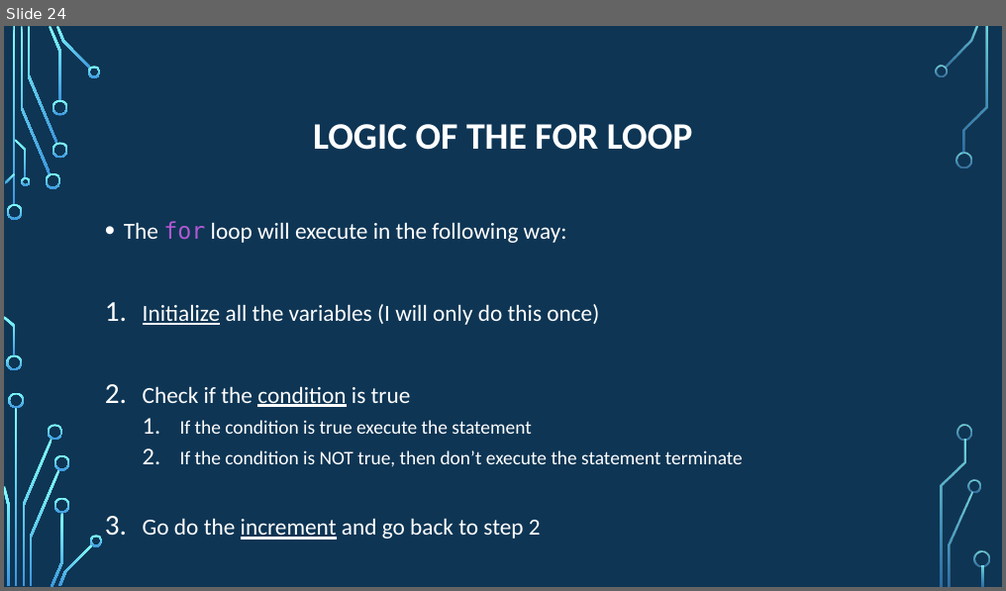
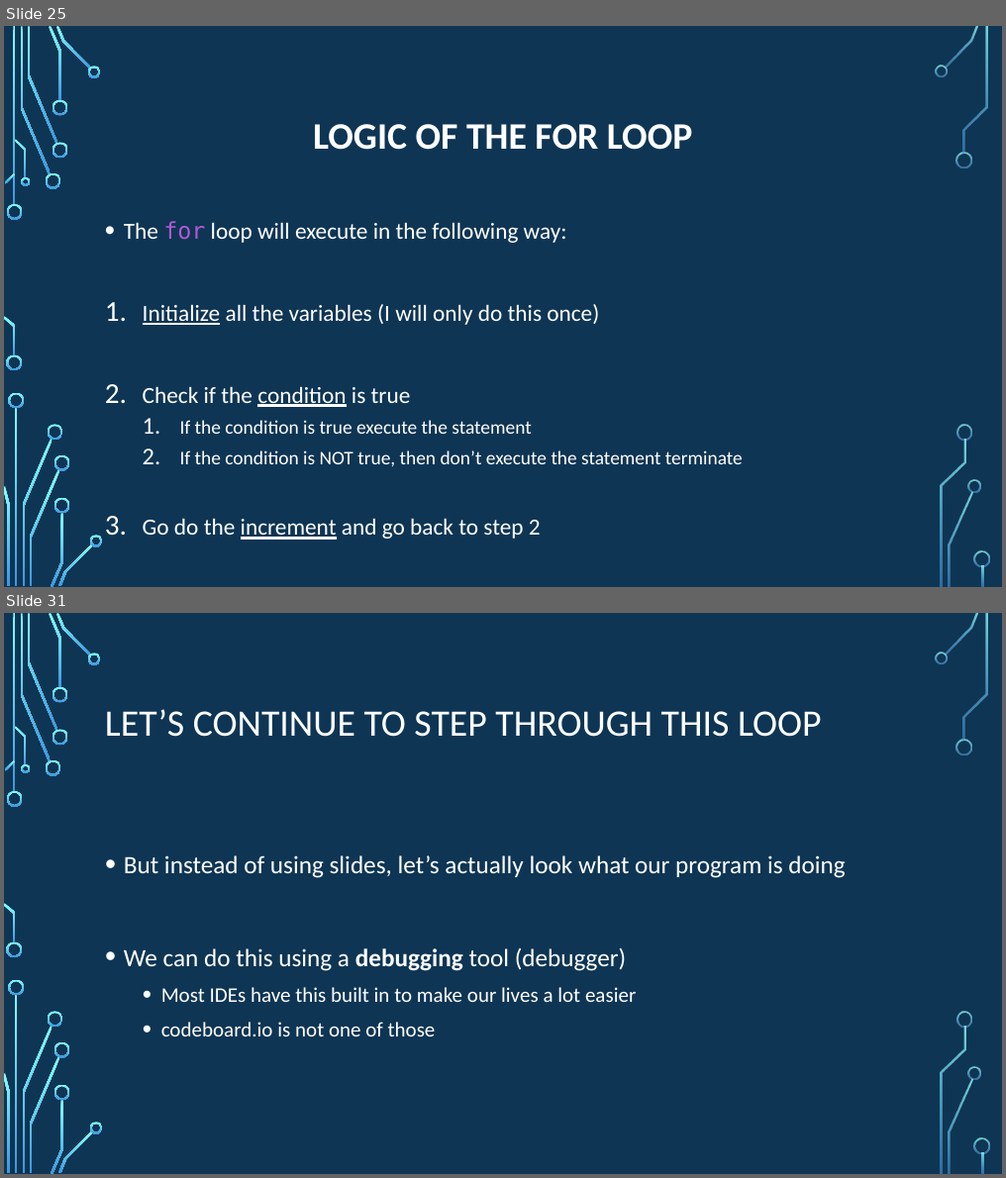
Before and after one commit to psypdt/ZIS_C-_Summer_Course_2019, a slide deck: Day_3/Day_3.pptx. Shown one above the other, each under a label of ours: slide 24 before the commit, slides 25 and 31 after it; the slides between them are not shown. The pictures are 1006x591 and 1006x1178 pixels, drawn with LibreOffice and Linux fonts; fonts in the diff are those of the drawing; background and template pictures are left out. Boxes give left, top, right and bottom in pixels: in the first picture for what was removed or moved away, otherwise in the second. Text is boxed around its words. In the diff, an @@ line names an element or a change of style, - is before the commit and + after.

```diff
--- a/Day_3/Day_3.pptx
+++ b/Day_3/Day_3.pptx
@@ slide 31 added at (x1=4, y1=613, x2=1002, y2=1174), background picture (left out); not listed: 36 template elements that a slide beside it also shows @@
@@ title added at (x1=105, y1=709, x2=822, y2=737), 36 pt, text #FFFFFF @@
+LET’S CONTINUE TO STEP THROUGH THIS LOOP
@@ text added at (x1=124, y1=856, x2=845, y2=1037), 24 pt, text #FFFFFF @@
+• But instead of using slides, let’s actually look what our program is doing
+• We can do this using a debugging tool (debugger)
+  • Most IDEs have this built in to make our lives a lot easier
+  • codeboard.io is not one of those
@@ what was slide 24 is now slide 25 @@
```
Also in this commit, not shown: 8 slides changed, 17 other slides added, 1 other file.
